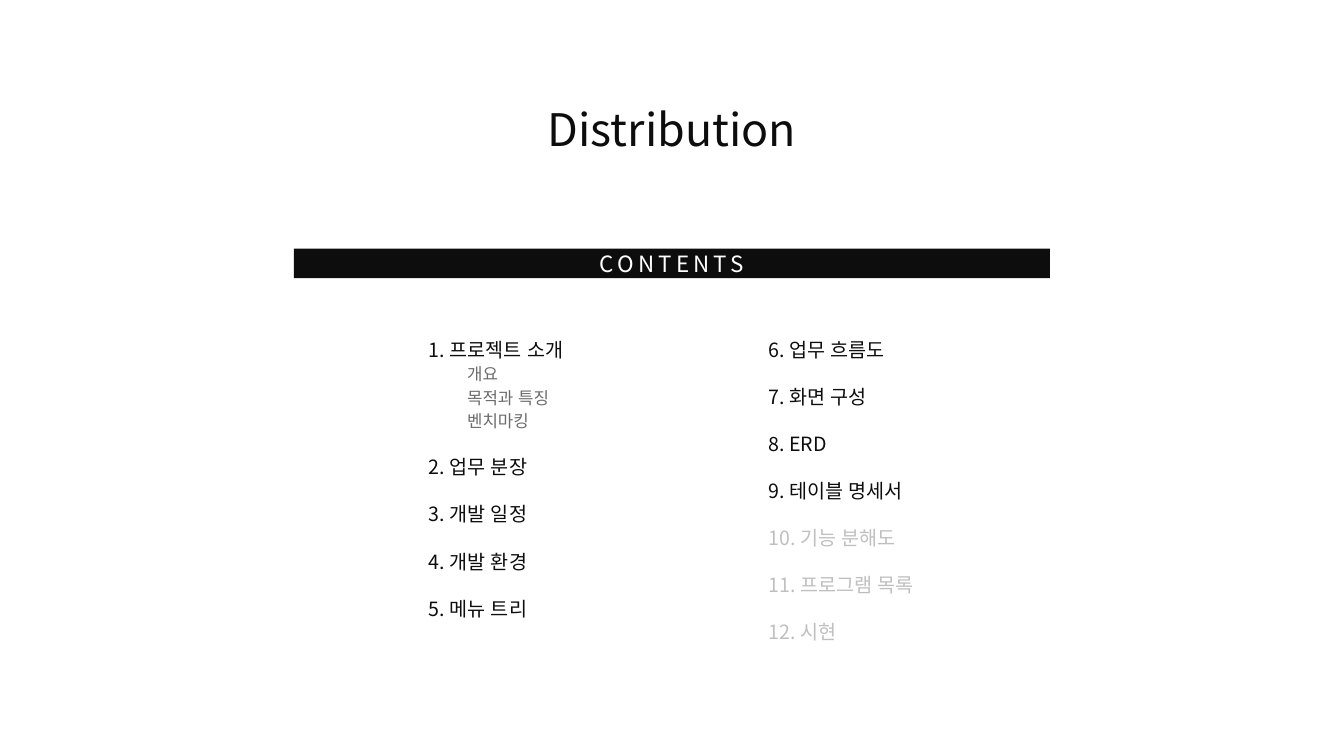
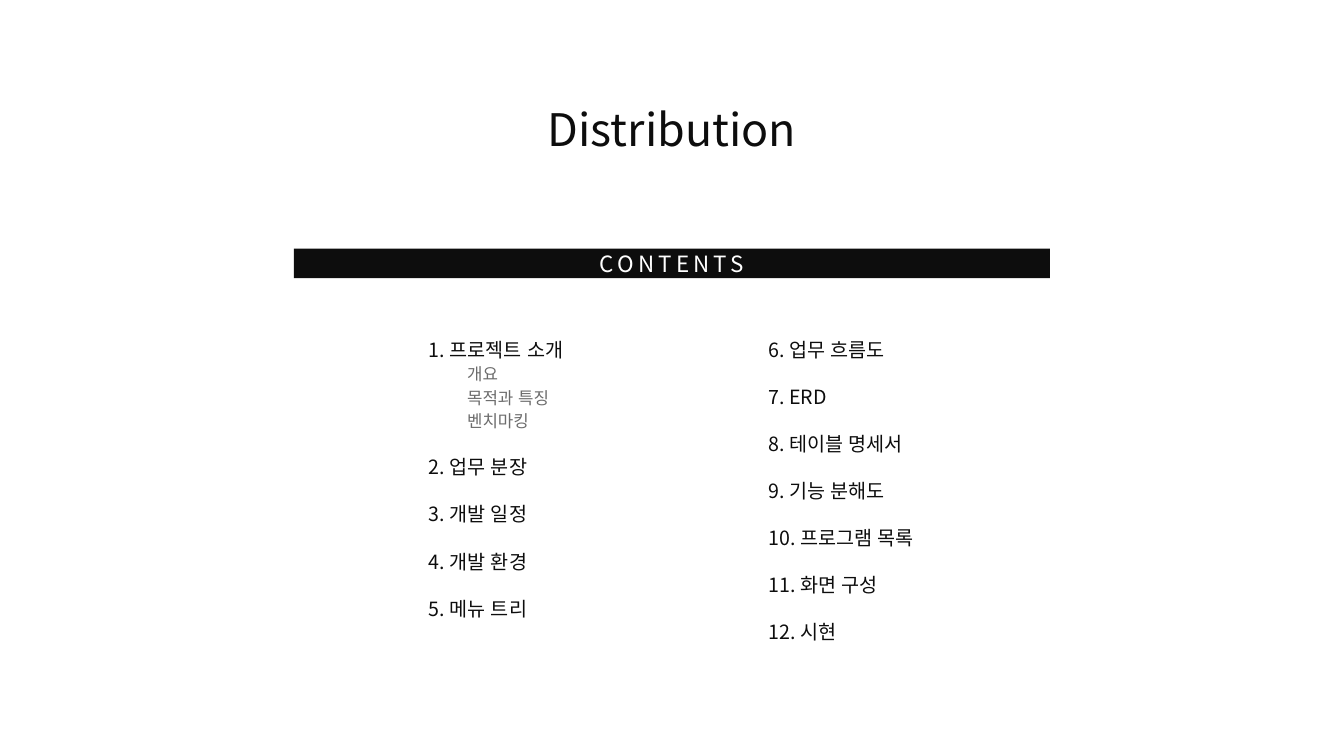
Before and after one commit to Peh9397/Distribution, a slide deck: slide 2 of Distribution.pptx. Drawn at 1344x756 pixels with LibreOffice and Linux fonts; fonts in the diff are those of the drawing. Boxes give left, top, right and bottom in pixels: in the first picture for what was removed or moved away, otherwise in the second. Text is boxed around its words. In the diff, an @@ line names an element or a change of style, - is before the commit and + after.

```diff
--- a/Distribution.pptx
+++ b/Distribution.pptx
@@ text at [768,389,914,594]: text changed @@
-7. 화면 구성
-8. ERD
-9. 테이블 명세서
-10. 기능 분해도
-11. 프로그램 목록
+7. ERD
+8. 테이블 명세서
+9. 기능 분해도
+10. 프로그램 목록
+11. 화면 구성
@@ text at [768,622,836,641]: text colour #BFBFBF to #0D0D0D in "12. 시현" @@
```
Also in this commit, not shown: 23 other slides changed, 1 slide added.
